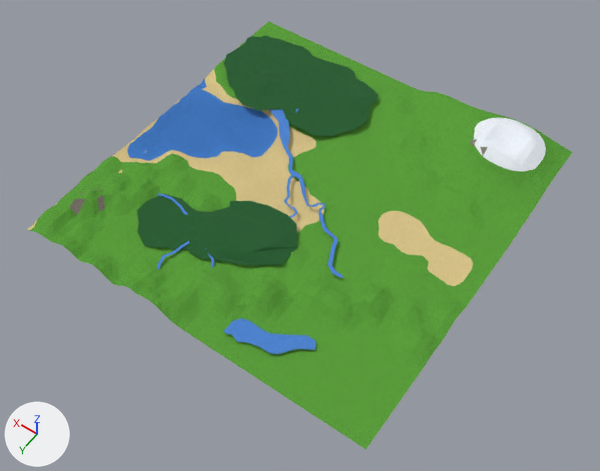
The Blender file art/world/source/world_landscape.blend as it was, and as the next commit left it.
The view is the same before and after, from a 50 mm camera at (-1602.0, 2308.0, 3233.0) aimed at (-83.0, 182.0, -108.0). Lighting does not change. The marker at lower left points along +X, +Y and +Z. The first picture is the older version.

In view in the first picture: 'Pale River', 'The Still Lake', 'elder wood', 'geo', 'northwood'.
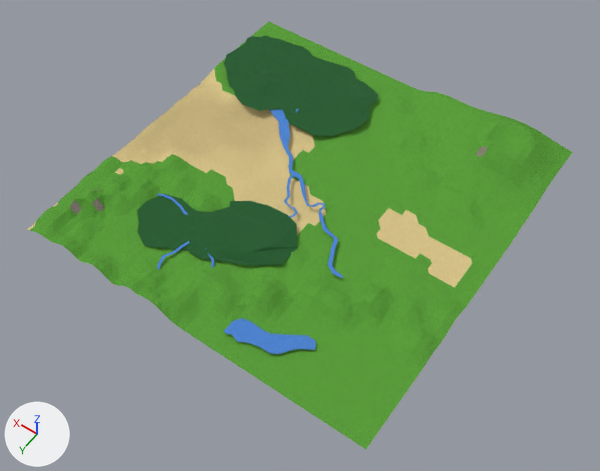
Where the change shows, as pixel boxes (x1, y1, x2, y2) in the pictures (600 x 471 px):
'geo', surface changed, recoloured: (28, 67, 549, 290) in both

Edits to the bpy script that builds the scene:
```text
Add img_tex_dirt:
    img_tex_dirt = load_image('tex_dirt', '../textures/dirt.png', 32, 32, 'sRGB')
Change mat_ground_placeholder:
    remove # nodes: BsdfPrincipled, Math x6, Mix x5, NewGeometry, OutputMaterial, SeparateXYZ x2, TexImage x5, UVMap, VertexColor
    nodes: BsdfPrincipled, Math x3, Mix x4, OutputMaterial, SeparateColor, TexImage x4, UVMap, VertexColor x2
    uses the picture img_tex_dirt
    remove # uses the picture img_tex_snow
    remove # uses the picture img_tex_water
Change me_plane_001:
    where me_plane_001.from_pydata(...)  # 2704 vertices, 2601 faces; spans x -1.0..1.0, y -1.0..1.0, z -20.8..51.1
    used by ob_geo; location = (0.0, 0.0, 0.0); rotation_euler = (0.0, 0.0, 4.712), in degrees (0, 0, 270); scale = (1000.0, 1000.0, 3.0)
    me_plane_001 part 1: vertex colours changed
```
